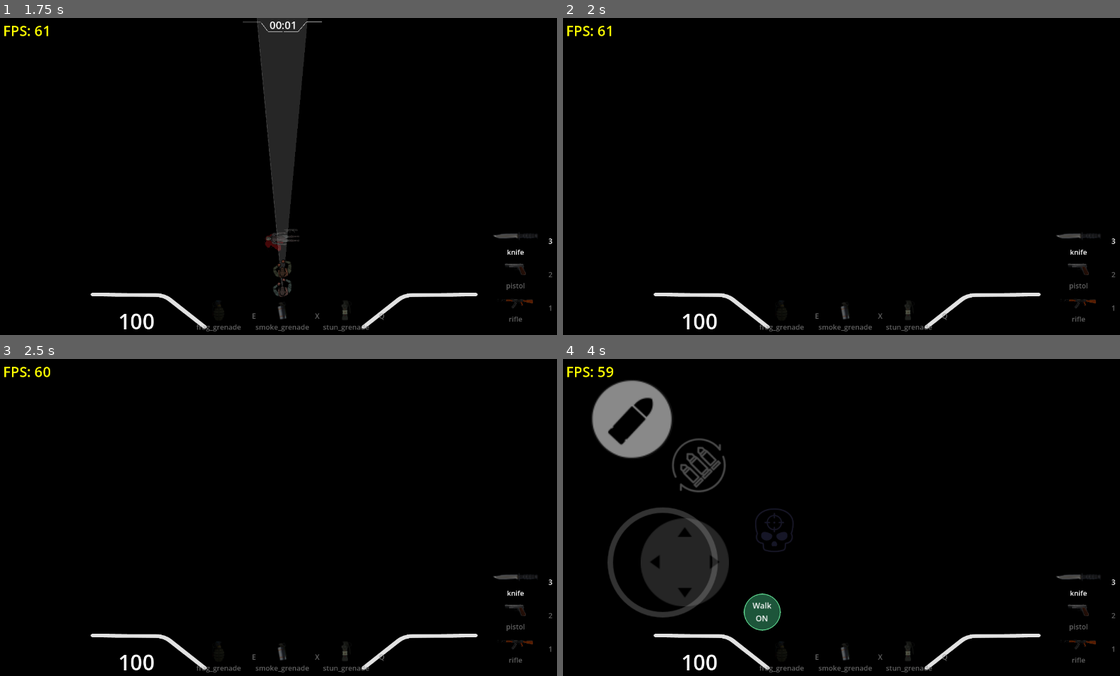
Above: before the commit, frames 1-4 (two rows, left to right).
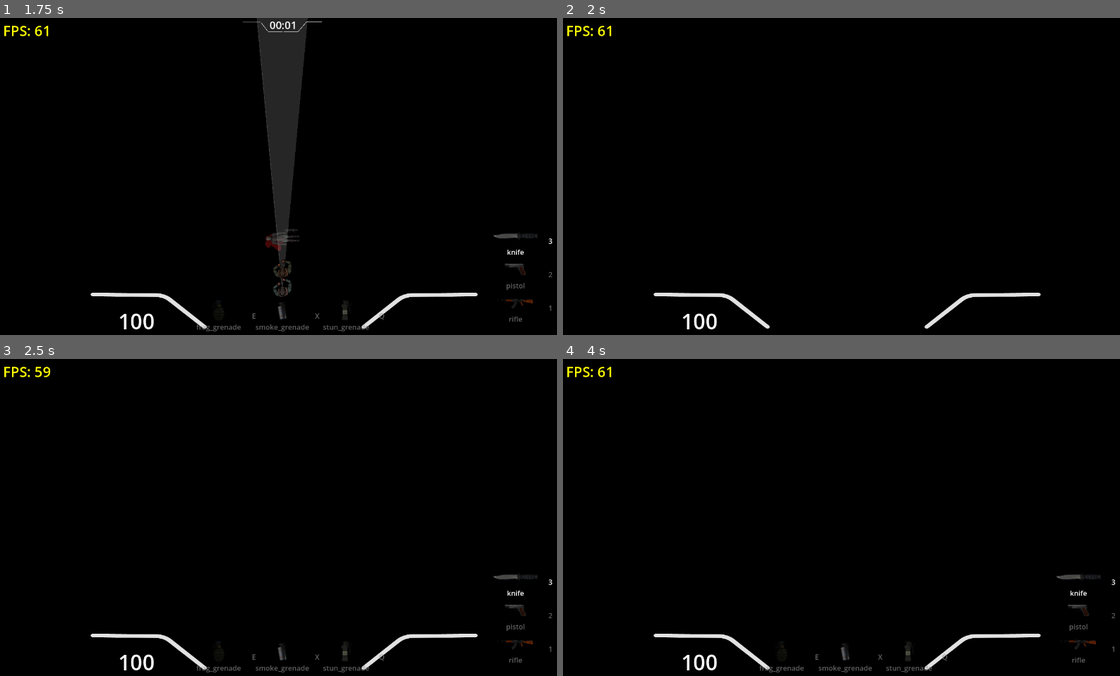
Above: after the commit, the same moments.

Repository: nathgoutam93/grey-line
Game: Godot game, scene res://tests/unit/unit_tests.tscn
Two runs of this game, one before a commit and one after it. Both use one fixed random seed, a clock stepped at 60 frames per second and the inputs below. This scene is started directly instead of the project's main scene. Sound files missing from this copy of the repository are replaced by a short silence.
Inputs (mouse positions are in pixels of both pictures, inside the frame that each line leads up to):
- Up to frame 1 (1.75 s): tap Enter at 0.5 s; move the mouse to (311, 176) at 0.52 s; hold F (pickup) 0.53-1.28 s; hold W (move_up) from 0.53 s (still down); click (311, 176) at 0.67 s; move the mouse to (256, 176) at 1.27 s; tap G (drop) at 1.35 s; tap F (pickup) at 1.55 s
- Up to frame 2 (2 s): keep holding W (move_up)
- Up to frame 3 (2.5 s): move the mouse to (339, 447) at 2.02 s; release W (move_up) at 2.03 s; hold D (move_right) from 2.03 s (still down); hold F (pickup) from 2.03 s (still down); tap 3 (malee) at 2.1 s
- Up to frame 4 (4 s): release D (move_right) at 2.75 s; release F (pickup) at 2.75 s; drag from (819, 580) to (674, 469) at 2.77 s; move the mouse to (1014, 565) at 3.52 s; hold A (move_left) from 3.53 s (still down); hold F (pickup) from 3.53 s (still down); tap 1 (primary) at 3.6 s

Frame 1 is identical in both runs. In frame 2, 0.6% of the frame differs, in the area x 35-100%, y 68-99%; in frame 3, less than 0.1%; in frame 4, 7.8%, in the area x 5-42%, y 2-86%.

Commit message:
feat: spectate teammates while dead

Diff:
--- a/components/round_mode/round_mode.gd
+++ b/components/round_mode/round_mode.gd
@@ -38,6 +38,9 @@
 var _stats_visible := false
 var _last_objective_send_tick := 0
 var objective: ObjectiveZone
+var spectate_target: Dictionary = {}
+var local_spectate_target := 0
+var _view_instance_id := 0
 
 func _ready() -> void:
 	add_to_group("game_mode")
@@ -109,6 +112,7 @@
 	if not multiplayer.is_server() or _starting_round:
 		return
 	_clock_tick = tick
+	_refresh_spectators()
 	match phase:
 		Phase.WAITING:
 			if _roster_ready():
@@ -141,6 +145,9 @@
 		attacking_team = defending_team()
 		_roles_swapped = true
 	objective_progress = 0.0
+	for peer in spectate_target.keys():
+		_send_spectate_target(int(peer), int(peer))
+	spectate_target.clear()
 	_starting_round = true
 	var destruction := DestructionService.current(get_tree())
 	if destruction != null:
@@ -244,6 +251,7 @@
 
 func _process(_delta: float) -> void:
 	_refresh_hud()
+	_update_spectate_view()
 	if phase == Phase.MATCH_END and displayed_seconds() == 0:
 		_return_to_lobby()
 
@@ -257,6 +265,12 @@
 		leave_game_button.visible = _stats_visible and phase != Phase.MATCH_END
 
 func _unhandled_input(event: InputEvent) -> void:
+	if event.is_action_pressed("pickup") and _living_player(multiplayer.get_unique_id()) == null:
+		if multiplayer.is_server():
+			cycle_spectate(multiplayer.get_unique_id())
+		else:
+			request_spectate_next.rpc_id(1)
+		get_viewport().set_input_as_handled()
 	if event.is_action_pressed("stats"):
 		_toggle_stats()
 		get_viewport().set_input_as_handled()
@@ -280,6 +294,7 @@
 func _on_player_eliminated(_killer: int, _headshot: bool) -> void:
 	if not _starting_round and phase in [Phase.FREEZE, Phase.LIVE]:
 		_evaluate_elimination()
+	_refresh_spectators()
 
 func _on_peer_disconnected(id: int) -> void:
 	scoreboard.remove_peer(id)
@@ -303,3 +318,111 @@
 	_phase_event.rpc_id(sender, phase, NetworkTick.tick, phase_end_tick, round_index, attacking_team, team_scores, winner_team)
 	_objective_progress_event.rpc_id(sender, objective_progress)
 	scoreboard.send_stats_to(sender)
+	if spectate_target.has(sender):
+		_send_spectate_target(sender, int(spectate_target[sender]))
+
+func _living_player(peer: int) -> PlayerController:
+	if not is_instance_valid(map):
+		return null
+	var player := map.get_node_or_null(str(peer)) as PlayerController
+	return player if player != null and not player.is_dead else null
+
+func spectator_player_for(peer: int) -> PlayerController:
+	return _living_player(int(spectate_target.get(peer, 0)))
+
+func _spectate_candidates(peer: int) -> Array[int]:
+	var candidates: Array[int] = []
+	var team := MultiplayerSession.get_team(peer)
+	if team == Teams.NONE:
+		return candidates
+	for node in map.get_children():
+		var player := node as PlayerController
+		if player != null and not player.is_dead and player.team == team and player.owner_peer_id != peer:
+			if MultiplayerSession.is_peer_connected(player.owner_peer_id):
+				candidates.append(player.owner_peer_id)
+	candidates.sort()
+	return candidates
+
+func _refresh_spectators() -> void:
+	if not multiplayer.is_server() or not is_instance_valid(map) or phase == Phase.WAITING:
+		return
+	var viewers: Array[int] = [1]
+	viewers.append_array(multiplayer.get_peers())
+	for peer in viewers:
+		if _living_player(peer) != null:
+			if spectate_target.has(peer):
+				spectate_target.erase(peer)
+				_send_spectate_target(peer, peer)
+			continue
+		var candidates := _spectate_candidates(peer)
+		var target := int(spectate_target.get(peer, 0))
+		if candidates.has(target):
+			continue
+		var next := candidates[0] if not candidates.is_empty() else 0
+		if not spectate_target.has(peer) or target != next:
+			spectate_target[peer] = next
+			_send_spectate_target(peer, next)
+
+func cycle_spectate(peer: int) -> void:
+	if not multiplayer.is_server() or _living_player(peer) != null:
+		return
+	var candidates := _spectate_candidates(peer)
+	if candidates.is_empty():
+		return
+	var current := candidates.find(int(spectate_target.get(peer, 0)))
+	var target := candidates[(current + 1) % candidates.size()]
+	spectate_target[peer] = target
+	_send_spectate_target(peer, target)
+
+@rpc("any_peer", "call_remote", "reliable", 2)
+func request_spectate_next() -> void:
+	if not multiplayer.is_server():
+		return
+	var sender := multiplayer.get_remote_sender_id()
+	if sender <= 1 or not multiplayer.get_peers().has(sender):
+		return
+	cycle_spectate(sender)
+
+func _send_spectate_target(peer: int, target: int) -> void:
+	if peer == multiplayer.get_unique_id():
+		_spectate_event(target)
+	elif multiplayer.get_peers().has(peer):
+		_spectate_event.rpc_id(peer, target)
+
+@rpc("authority", "call_remote", "reliable", 2)
+func _spectate_event(target: int) -> void:
+	local_spectate_target = target
+	_view_instance_id = 0
+	_update_spectate_view()
+
+func _update_spectate_view() -> void:
+	if map == null:
+		return
+	var own := map.get_node_or_null(str(multiplayer.get_unique_id())) as PlayerController
+	if own != null and not own.is_dead:
+		local_spectate_target = 0
+		_view_instance_id = 0
+		if is_instance_valid(MaskViewProvider.viewport) and is_instance_valid(MaskViewProvider.viewport.los):
+			MaskViewProvider.viewport.los.enabled = true
+		return
+	if own != null:
+		own.hud.hide()
+	var target := _living_player(local_spectate_target)
+	if target == null:
+		if is_instance_valid(MaskViewProvider.viewport):
+			MaskViewProvider.viewport.player = null
+			MaskViewProvider.viewport.player_camera = null
+			if is_instance_valid(MaskViewProvider.viewport.los):
+				MaskViewProvider.viewport.los.enabled = false
+		return
+	if target.get_instance_id() == _view_instance_id:
+		return
+	_view_instance_id = target.get_instance_id()
+	target.camera.enabled = true
+	target.camera.make_current()
+	target.audio_listner.make_current()
+	if is_instance_valid(MaskViewProvider.viewport):
+		MaskViewProvider.viewport.player = target
+		MaskViewProvider.viewport.player_camera = target.camera
+		if is_instance_valid(MaskViewProvider.viewport.los):
+			MaskViewProvider.viewport.los.enabled = true
--- a/scripts/network/world_snapshot_service.gd
+++ b/scripts/network/world_snapshot_service.gd
@@ -61,8 +61,13 @@
 	if players.is_empty():
 		return # lobby / between matches
 	var smoke := VisibilityQuery.collect_smoke_blockers(get_tree())
+	var active_views: Dictionary = {}
+	for peer_id in peers:
+		var viewer := _find_player_node(peer_id)
+		if viewer != null:
+			active_views[viewer.owner_peer_id] = true
 	for key in _last_visible_tick.keys():
-		if not peers.has(key):
+		if not active_views.has(key):
 			_last_visible_tick.erase(key)
 	for peer_id in peers:
 		_receive_world_snapshot.rpc_id(peer_id, _packet_for_peer(tick, players, peer_id, smoke))
@@ -89,9 +94,11 @@
 	# hears from where it fell. With no player node at all, nothing is sent.
 	var viewer := _find_player_node(peer_id)
 	if viewer != null:
-		if not _last_visible_tick.has(peer_id):
-			_last_visible_tick[peer_id] = {}
-		var seen: Dictionary = _last_visible_tick[peer_id]
+		# Spectators share the target's visibility history, including grace, rather than retaining corpse sight.
+		var view_id := viewer.owner_peer_id
+		if not _last_visible_tick.has(view_id):
+			_last_visible_tick[view_id] = {}
+		var seen: Dictionary = _last_visible_tick[view_id]
 		for target in players:
 			var flag := -1
 			if target == viewer:
@@ -126,11 +133,14 @@
 	return [tick, ids, positions, velocities, rotations, ack_tick, lead_tick, input_lead, flags, weapon_slot, weapon_ammo]
 
 func _find_player_node(peer_id: int) -> PlayerController:
+	var mode := MatchGameMode.current(get_tree()) as RoundGameMode
 	for node in get_tree().get_nodes_in_group("Player"):
 		var player := node as PlayerController
 		if player != null and player.is_inside_tree() and player.owner_peer_id == peer_id:
+			if mode != null and player.is_dead:
+				return mode.spectator_player_for(peer_id)
 			return player
-	return null
+	return mode.spectator_player_for(peer_id) if mode != null else null
 
 func _live_players() -> Array[PlayerController]:
 	var result: Array[PlayerController] = []
--- a/tests/unit/unit_tests.gd
+++ b/tests/unit/unit_tests.gd
@@ -390,6 +390,42 @@
 		await get_tree().process_frame
 	check(mode.phase == RoundGameMode.Phase.MATCH_END and mode.round_index == 3, "host clock failed to cycle through freeze/live/end phases")
 	check(mode.team_scores[Teams.ALPHA] == 2 and mode.team_scores[Teams.BRAVO] == 1, "defender timeout wins or halftime roles wrong during real host ticks")
+	await _free_round_fixture(fixture)
+
+func test_spectating_uses_teammate_visibility_and_cycles_only_allies() -> void:
+	var fixture := await _round_fixture()
+	var mode: RoundGameMode = fixture.mode
+	mode._publish_phase(RoundGameMode.Phase.LIVE, 100)
+	var me := fixture.map.get_node("1") as PlayerController
+	var ally := fixture.map.get_node("-1") as PlayerController
+	var enemy := fixture.map.get_node("-2") as PlayerController
+	me.global_position = Vector2(-2400, -2400)
+	ally.global_position = Vector2(-2000, -2400)
+	ally.rotation = 0.0
+	enemy.global_position = Vector2(-2450, -2400)
+	me.health_component.take_damage(500, -2)
+	check(mode.spectate_target.get(1) == -1 and WorldSnapshots._find_player_node(1) == ally, "dead viewer did not switch to living ally")
+	WorldSnapshots._last_visible_tick[1] = {-2: NetworkTick.tick}
+	var hidden := WorldSnapshots.build_packet(1)
+	check(not (hidden[WorldSnapshotService.P_IDS] as PackedInt32Array).has(-2), "spectator retained enemy information from corpse sight or grace")
+	enemy.global_position = Vector2(-1600, -2400)
+	var spectated := WorldSnapshots.build_packet(1)
+	var teammate := WorldSnapshots.build_packet(-1)
+	check(spectated[WorldSnapshotService.P_IDS] == teammate[WorldSnapshotService.P_IDS] and spectated[WorldSnapshotService.P_FLAGS] == teammate[WorldSnapshotService.P_FLAGS], "spectator packet reveals a different set of players from teammate view")
+	check(ally.camera.is_current(), "spectator camera did not follow teammate")
+	MultiplayerSession.player_names[-3] = "Second ally"
+	MultiplayerSession.player_teams[-3] = Teams.ALPHA
+	MultiplayerSession.bot_ids.append(-3)
+	mode.spawning.spawning_enabled = true
+	mode.spawning.spawn_player(-3)
+	mode.spawning.spawning_enabled = false
+	await get_tree().process_frame
+	await get_tree().process_frame
+	mode.cycle_spectate(1)
+	check(mode.spectate_target.get(1) == -3, "spectate-next did not cycle to another living ally")
+	mode.cycle_spectate(-2)
+	check(not mode.spectate_target.has(-2), "living opponent could request spectator information")
+	WorldSnapshots._last_visible_tick.clear()
 	await _free_round_fixture(fixture)
 
 func test_weapon_wall_damage_survives_pickups() -> void:
Not shown, changed: AGENTS.md
